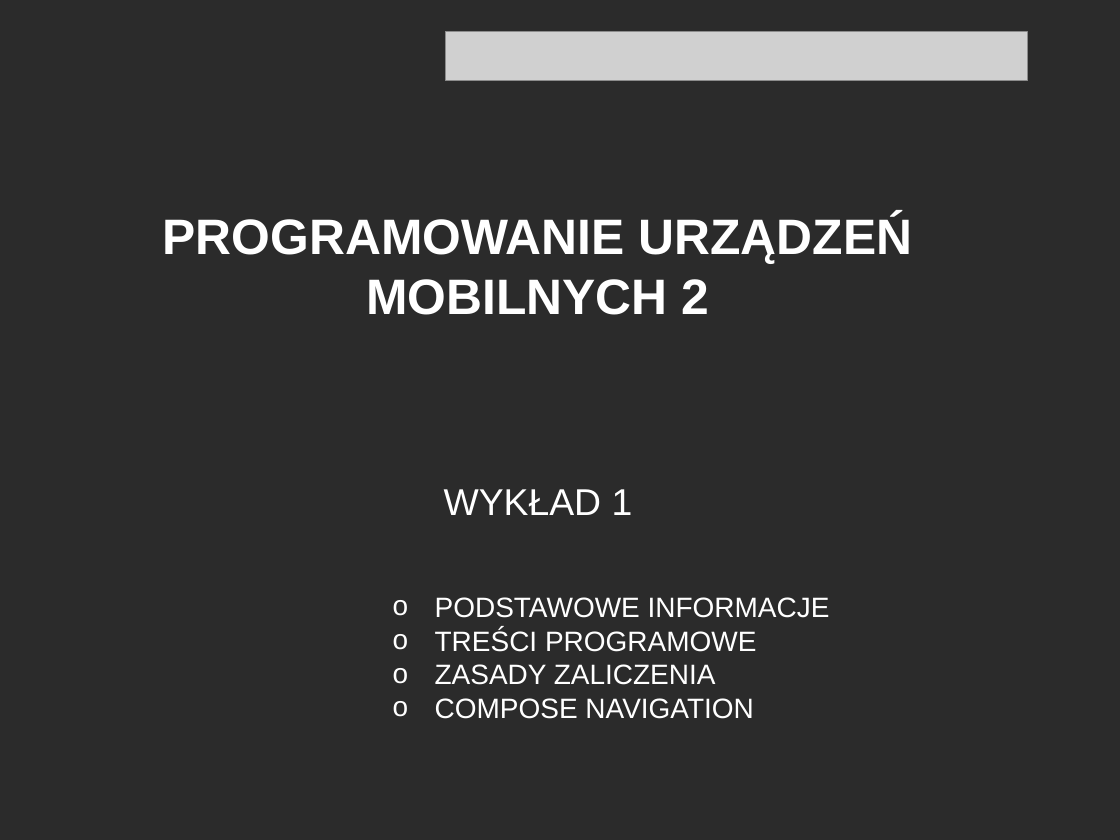
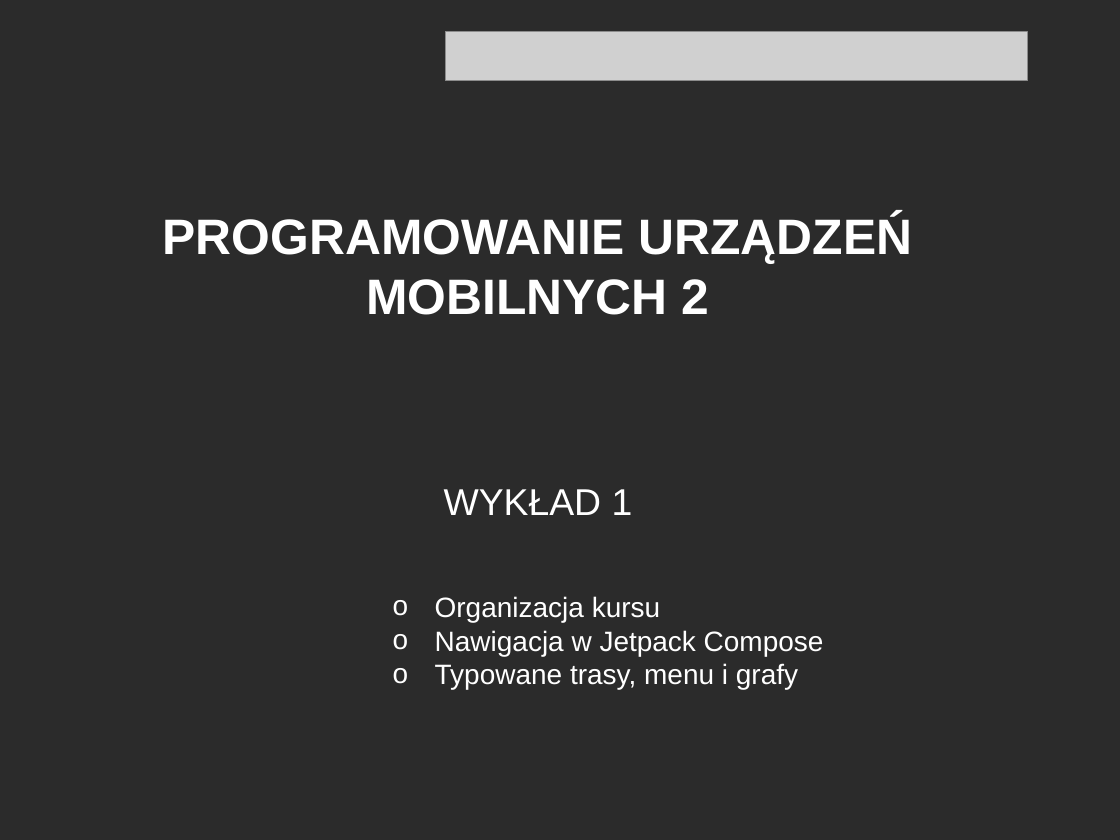
Before and after one commit to RafLew84/ProgUM, a slide deck: slide 1 of PUM2/Aktualne/Wykłady/Wyklad1.pptx. Drawn at 1120x840 pixels with LibreOffice and Linux fonts; fonts in the diff are those of the drawing; grey boxes stand for pictures; background and template pictures are left out; a plain dark background stands for a picture behind light text. Boxes give left, top, right and bottom in pixels: in the first picture for what was removed or moved away, otherwise in the second. Text is boxed around its words. In the diff, an @@ line names an element or a change of style, - is before the commit and + after.

```diff
--- a/PUM2/Aktualne/Wykłady/Wyklad1.pptx
+++ b/PUM2/Aktualne/Wykłady/Wyklad1.pptx
@@ text at (435, 596, 824, 689): text changed @@
-o PODSTAWOWE INFORMACJE
-o TREŚCI PROGRAMOWE
-o ZASADY ZALICZENIA
-o COMPOSE NAVIGATION
+o Organizacja kursu
+o Nawigacja w Jetpack Compose
+o Typowane trasy, menu i grafy
```
Also in this commit, not shown: 2 other slides changed, 25 slides added, 31 slides removed, 3 other files.
